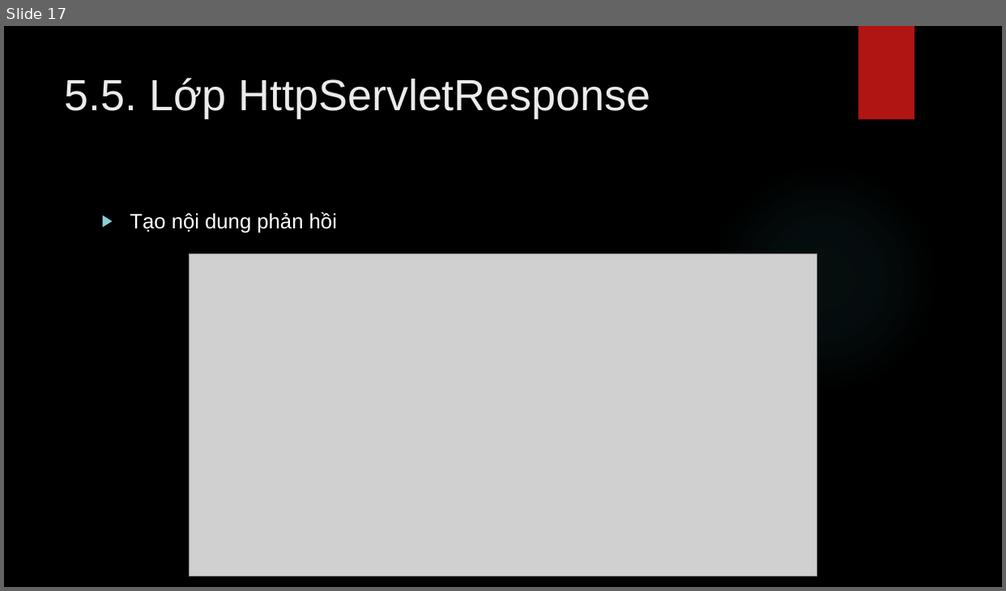
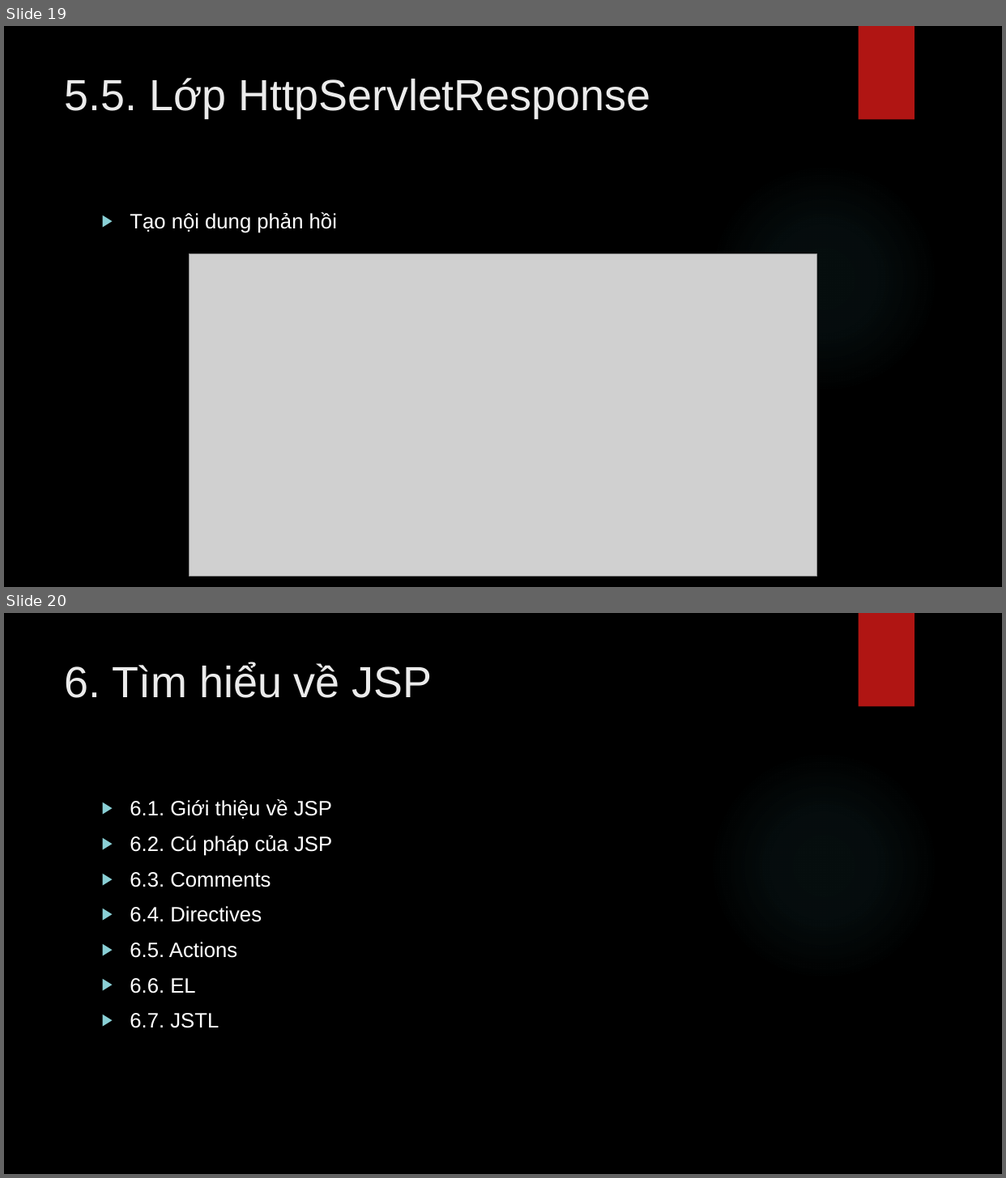
Before and after one commit to lequochai26/GDUTraining_Basic_Java_Web_Development, a slide deck: Slides/Day_7_2.pptx. Shown one above the other, each under a label of ours: slide 17 before the commit, slides 19 and 20 after it. The pictures are 1006x591 and 1006x1178 pixels, drawn with LibreOffice and Linux fonts; fonts in the diff are those of the drawing; grey boxes stand for pictures; background and template pictures are left out. Boxes give left, top, right and bottom in pixels: in the first picture for what was removed or moved away, otherwise in the second. Text is boxed around its words. In the diff, an @@ line names an element or a change of style, - is before the commit and + after.

```diff
--- a/Slides/Day_7_2.pptx
+++ b/Slides/Day_7_2.pptx
@@ slide 20 added at (4,613,1002,1174), background picture (left out); not listed: 2 template elements that a slide beside it also shows @@
@@ title added at (65,663,432,698), 42 pt, text #EBEBEB @@
+6. Tìm hiểu về JSP
@@ text added at (130,799,332,1029), 20 pt, text #FFFFFF @@
+▶ 6.1. Giới thiệu về JSP
+▶ 6.2. Cú pháp của JSP
+▶ 6.3. Comments
+▶ 6.4. Directives
+▶ 6.5. Actions
+▶ 6.6. EL
+▶ 6.7. JSTL
@@ what was slide 17 is now slide 19 @@
```
Also in this commit, not shown: 3 slides changed, 39 other slides added, 2 other files.
